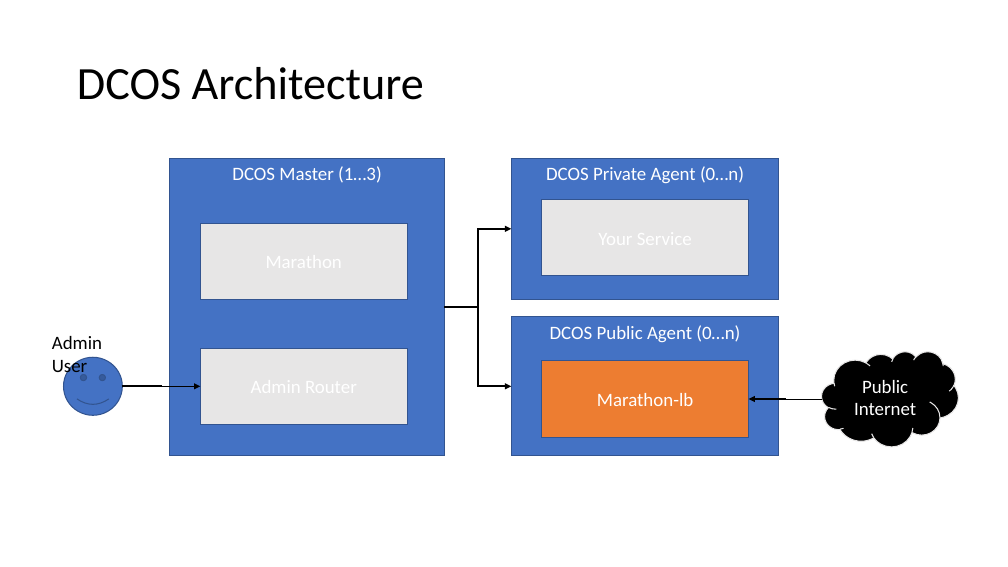
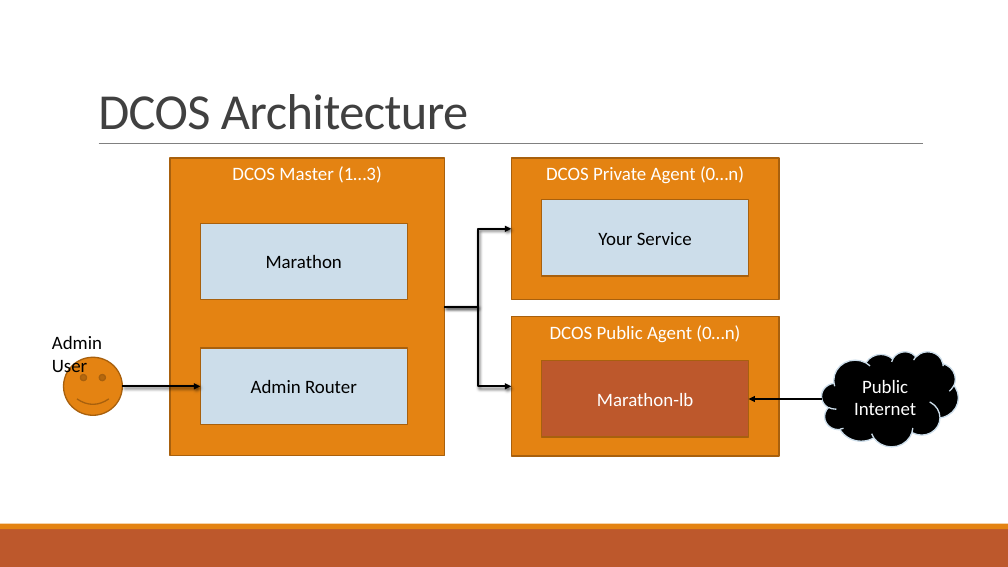
Before and after one commit to gisjedi/deployments-on-dcos, a slide deck: slide 7 of dockerizerd-applications.pptx. Drawn at 1008x567 pixels with LibreOffice and Linux fonts; fonts in the diff are those of the drawing. Boxes give left, top, right and bottom in pixels: in the first picture for what was removed or moved away, otherwise in the second. Text is boxed around its words. In the diff, an @@ line names an element or a change of style, - is before the commit and + after.

Commit message:
Updated slides with a few updates.

```diff
--- a/dockerizerd-applications.pptx
+++ b/dockerizerd-applications.pptx
@@ title "DCOS Architecture": place and size @@
-title "DCOS Architecture" at [77, 67, 424, 100]
+title "DCOS Architecture" at [98, 94, 468, 130]
@@ title "DCOS Architecture" at [98, 94, 468, 130]: size 44 to 48 pt, text colour #000000 to #404040, letter spacing 0 to -0.5 pt; line spacing 0.9 to 0.85; vertical alignment middle to bottom @@
@@ line added from (99, 144) to (923, 144), #808080 0.5 pt @@
@@ fill #E7E6E6 to #CCDDEA; outline #325491 1 pt to #A9610D 1.25 pt in 3 elements at [200, 223, 408, 299], [200, 348, 408, 424], [541, 200, 749, 276] @@
@@ elbow arrow (445, 307) - (511, 229): stroke #000000 1.5 pt to #000000 2 pt @@
@@ text in rectangle at [598, 232, 692, 245]: text added @@
+Your Service
@@ text in rectangle at [266, 255, 342, 268]: text added @@
+Marathon
@@ elbow arrow (445, 307) - (511, 386): stroke #000000 1.5 pt to #000000 2 pt @@
@@ fill #4472C4 to #E48312; outline #325491 1 pt to #A9610D 1.25 pt in 4 elements at [170, 158, 445, 456], [511, 158, 779, 299], [511, 317, 779, 456], [64, 358, 123, 416] @@
@@ cloud "Public Internet" at [822, 352, 959, 447]: outline #E7E6E6 1 pt to #CCDDEA 1.25 pt @@
@@ elbow arrow (123, 386) - (200, 386): stroke #000000 1.5 pt to #000000 2 pt @@
@@ text in rectangle at [251, 380, 357, 393]: text added @@
+Admin Router
@@ rectangle "Marathon-lb" at [541, 361, 749, 437]: fill #ED7D31 to #BD582C; outline #325491 1 pt to #A9610D 1.25 pt @@
@@ elbow arrow (822, 399) - (749, 399): stroke #000000 1 pt to #000000 1.25 pt @@
@@ rectangle added at [0, 529, 1008, 567], fill #BD582C @@
@@ rectangle added at [0, 524, 1008, 529], fill #E48312 @@
```
Also in this commit, not shown: 13 other slides changed, 1 slide added, 2 other files.
